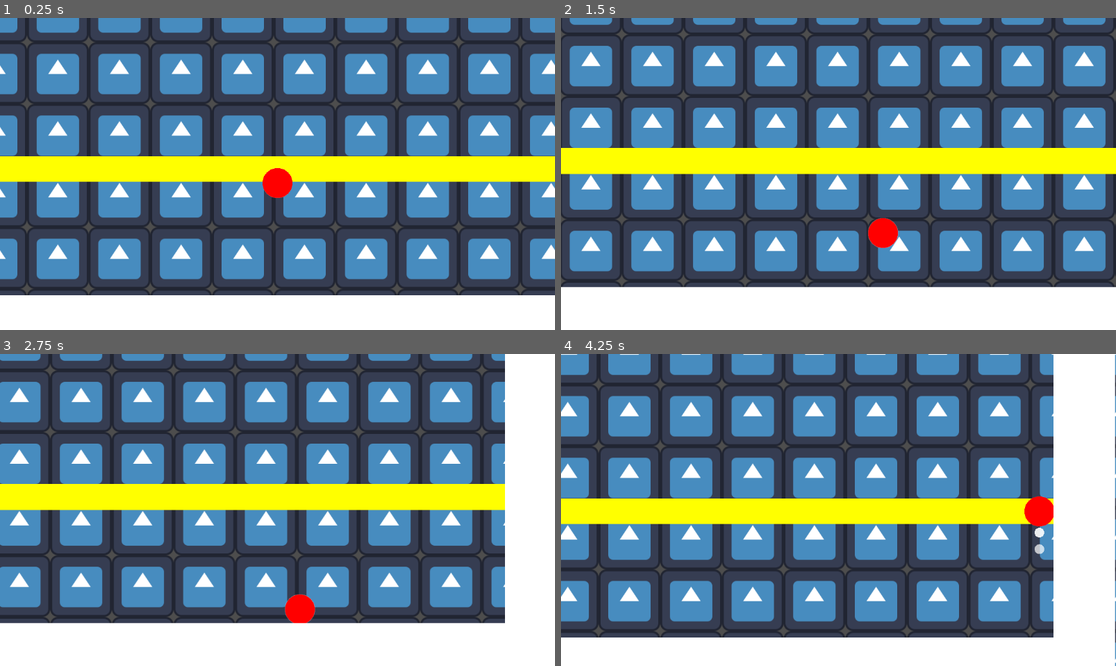
Above: before the commit, frames 1-4 (two rows, left to right).
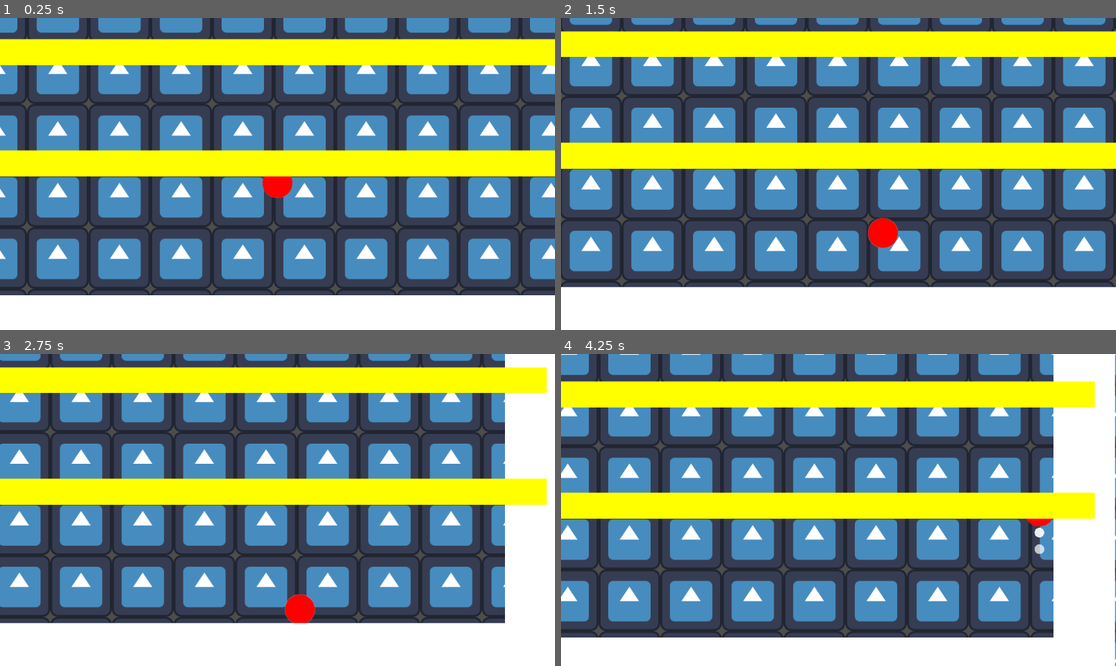
Above: after the commit, the same moments.

Repository: SpaceMonkeyy86/new-scene-game-jam-2025
Game: Godot game, scene res://scene_1.tscn
Two runs of this game, one before a commit and one after it. Both use one fixed random seed, a clock stepped at 60 frames per second and the inputs below. The engine's default icon, where the game draws it, is replaced by a stand-in: a white triangle on a blue panel in a dark square.
Inputs (mouse positions are in pixels of both pictures, inside the frame that each line leads up to):
- Up to frame 1 (0.25 s): no input
- Up to frame 2 (1.5 s): move the mouse to (960, 158) at 0.52 s; press the mouse at (960, 158) at 0.53 s; tap Enter at 1.25 s; move the mouse to (727, 189) at 1.27 s; release the mouse at (727, 189) at 1.28 s; click (727, 189) at 1.35 s
- Up to frame 3 (2.75 s): move the mouse to (333, 441) at 2.02 s; press the mouse at (333, 441) at 2.03 s
- Up to frame 4 (4.25 s): move the mouse to (810, 572) at 2.77 s; release the mouse at (810, 572) at 2.78 s; click (810, 572) at 2.85 s; move the mouse to (1005, 556) at 3.52 s; press the mouse at (1005, 556) at 3.53 s

The runs differ from the first frame. In frame 1, 12% of the frame differs, in the area x 0-100%, y 6-53%; in frame 2, 12%; in frame 3, 12%; in frame 4, 12%, in the area x 0-97%, y 8-55%.

Commit message:
spawn ledges

Diff:
--- a/CharacterController.gd
+++ b/CharacterController.gd
@@ -1,9 +1,7 @@
 extends RigidBody2D
 
 @export var jump_velocity: float = 150
-@export var max_jump_magnitude: float = 3000
-@export var camera_panning: float = 0.2
-@export var camera_reset_speed: float = 20
+@export var max_jump_magnitude: float = 1000
 @export var bonk_velocity: float = 10
 
 var click_position = null
@@ -28,7 +26,7 @@
 		var parent = body.get_parent().name
 		if parent == "Ground":
 			colliding_ground = true
-		elif parent == "Ledge":
+		elif parent.match("Ledge*"):
 			colliding_ledge = true
 
 	if not (colliding_ledge or colliding_ground or ledge_caught):
--- a/ledge.tscn
+++ b/ledge.tscn
@@ -15,8 +15,9 @@
 [node name="Sprite2D" type="Sprite2D" parent="."]
 texture = SubResource("GradientTexture2D_4gjuf")
 
-[node name="Area2D" type="Area2D" parent="."]
-z_index = -10
+[node name="StaticBody2D" type="StaticBody2D" parent="."]
+collision_layer = 0
+collision_mask = 2
 
-[node name="CollisionShape2D" type="CollisionShape2D" parent="Area2D"]
+[node name="CollisionShape2D" type="CollisionShape2D" parent="StaticBody2D"]
 shape = SubResource("RectangleShape2D_3gvxi")
--- /dev/null
+++ b/ledge_spawner.gd
@@ -0,0 +1,24 @@
+extends Node2D
+
+@export var ledge_scene: PackedScene = preload("res://ledge.tscn")
+
+var active_ledges: Array[Node2D] = []
+
+func _init() -> void:
+	for i in range(10):
+		spawn_ledge(i)
+
+func spawn_ledge(height: int) -> void:
+	if not ledge_scene:
+		print("No ledge scene")
+		return
+	var ledge = ledge_scene.instantiate()
+	ledge.name = "Ledge" + str(height)
+	add_child(ledge)
+	print("Added ledge: ", ledge.name)
+
+	var random_y = randf_range(-50, 50)
+	ledge.position = Vector2(0, height * -200 + random_y)
+	ledge.scale = Vector2(140.64, 2.68)
+
+	active_ledges.append(ledge)
--- /dev/null
+++ b/ledge_spawner.tscn
@@ -0,0 +1,3 @@
+[gd_scene format=3 uid="uid://beraiaavb7ojo"]
+
+[node name="LedgeSpawner" type="Node2D"]
--- a/scene_1.tscn
+++ b/scene_1.tscn
@@ -1,9 +1,11 @@
-[gd_scene load_steps=10 format=3 uid="uid://b2hcjbtmi61t0"]
+[gd_scene load_steps=11 format=3 uid="uid://b2hcjbtmi61t0"]
 
 [ext_resource type="Script" uid="uid://cdpa4roxlubnf" path="res://CharacterController.gd" id="1_3sd7o"]
 [ext_resource type="Texture2D" uid="uid://bnhd0n38fog5y" path="res://icon.svg" id="2_3xosi"]
 [ext_resource type="PackedScene" path="res://wall.tscn" id="3_1abo5"]
-[ext_resource type="PackedScene" path="res://ledge.tscn" id="4_knagl"]
+[ext_resource type="PackedScene" uid="uid://djljkvc2nhwmf" path="res://ledge.tscn" id="4_knagl"]
+[ext_resource type="PackedScene" uid="uid://beraiaavb7ojo" path="res://ledge_spawner.tscn" id="5_4nmru"]
+[ext_resource type="Script" uid="uid://djr0chcxeyflq" path="res://ledge_spawner.gd" id="6_05u5g"]
 
 [sub_resource type="PhysicsMaterial" id="PhysicsMaterial_3xosi"]
 
@@ -19,8 +21,6 @@
 
 [sub_resource type="CircleShape2D" id="CircleShape2D_1abo5"]
 
-[sub_resource type="RectangleShape2D" id="RectangleShape2D_knagl"]
-
 [node name="Scene1" type="Node2D"]
 
 [node name="Character" type="RigidBody2D" parent="."]
@@ -31,7 +31,6 @@
 contact_monitor = true
 max_contacts_reported = 10
 script = ExtResource("1_3sd7o")
-max_jump_magnitude = 1000.0
 
 [node name="Sprite2D" type="Sprite2D" parent="Character"]
 texture = SubResource("GradientTexture2D_3sd7o")
@@ -61,31 +60,19 @@
 position = Vector2(25, 310)
 scale = Vector2(141.51268, 4.8887)
 
-[node name="Ceiling" parent="Terrain" instance=ExtResource("3_1abo5")]
-visible = false
-position = Vector2(35, -1080)
-scale = Vector2(141.51268, 4.8887)
-
 [node name="RightWall" parent="Terrain" instance=ExtResource("3_1abo5")]
-position = Vector2(1384, -385)
-scale = Vector2(6.427, 74.387)
+position = Vector2(1384, -9641)
+scale = Vector2(6.427, 1000)
 
 [node name="LeftWall" parent="Terrain" instance=ExtResource("3_1abo5")]
-position = Vector2(-1347.9995, -385.00003)
-scale = Vector2(6.427, 74.387)
+position = Vector2(-1348, -9641)
+scale = Vector2(6.427, 1000)
 
 [node name="Ledge" parent="Terrain" instance=ExtResource("4_knagl")]
+visible = false
 z_index = -10
 position = Vector2(-0.00012207031, -1)
 scale = Vector2(140.64, 2.6800003)
 
-[node name="StaticBody2D" type="StaticBody2D" parent="Terrain/Ledge"]
-position = Vector2(8.6796297e-07, 0.3731343)
-scale = Vector2(0.0071103526, 0.3731343)
-collision_layer = 0
-collision_mask = 2
-
-[node name="CollisionShape2D" type="CollisionShape2D" parent="Terrain/Ledge/StaticBody2D"]
-position = Vector2(-0.00012207031, -1)
-scale = Vector2(140.64, 2.6800003)
-shape = SubResource("RectangleShape2D_knagl")
+[node name="LedgeSpawner" parent="." instance=ExtResource("5_4nmru")]
+script = ExtResource("6_05u5g")
Not shown: 1 places in ledge.tscn that only renumber resources
Not shown, added: ledge_spawner.gd.uid
